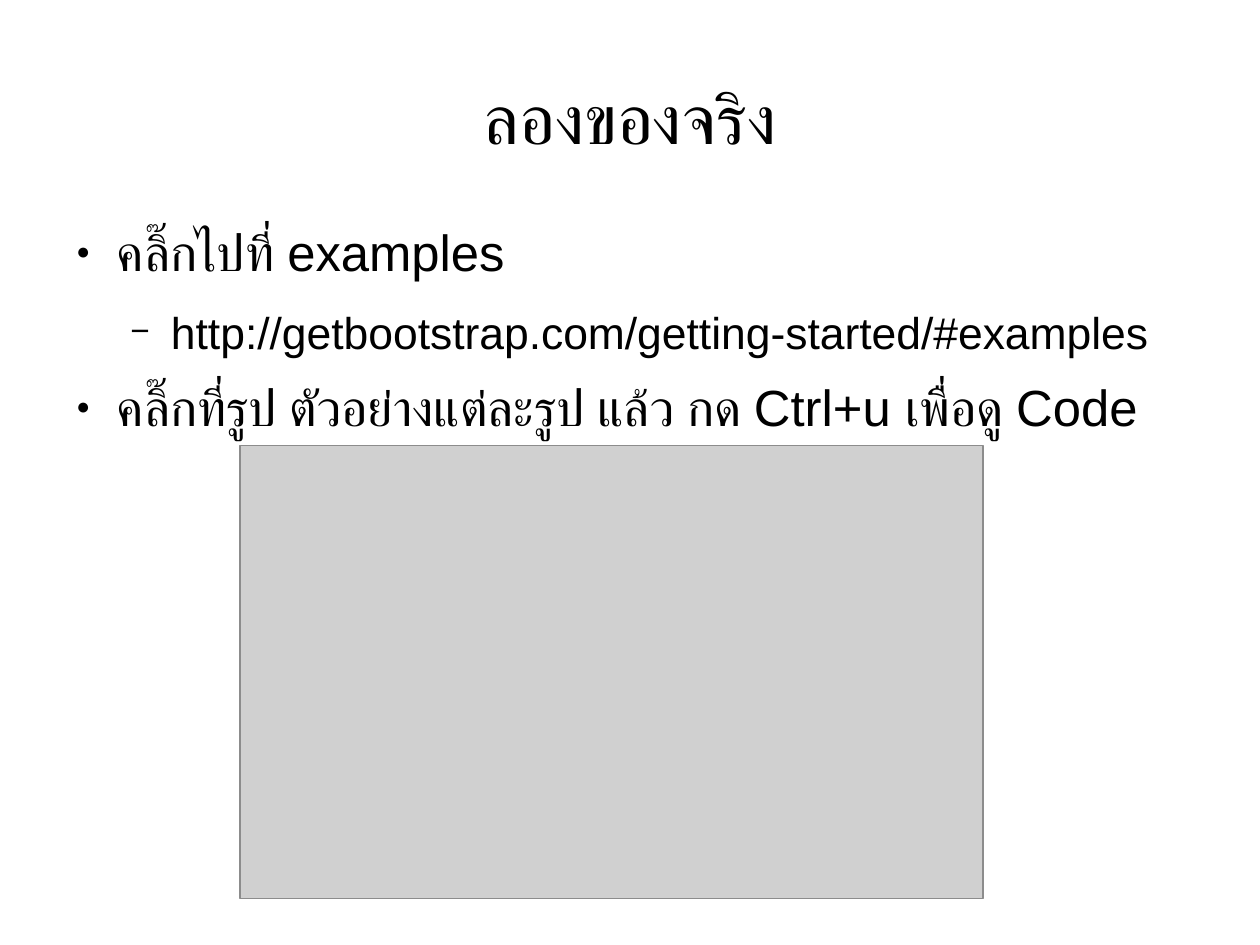
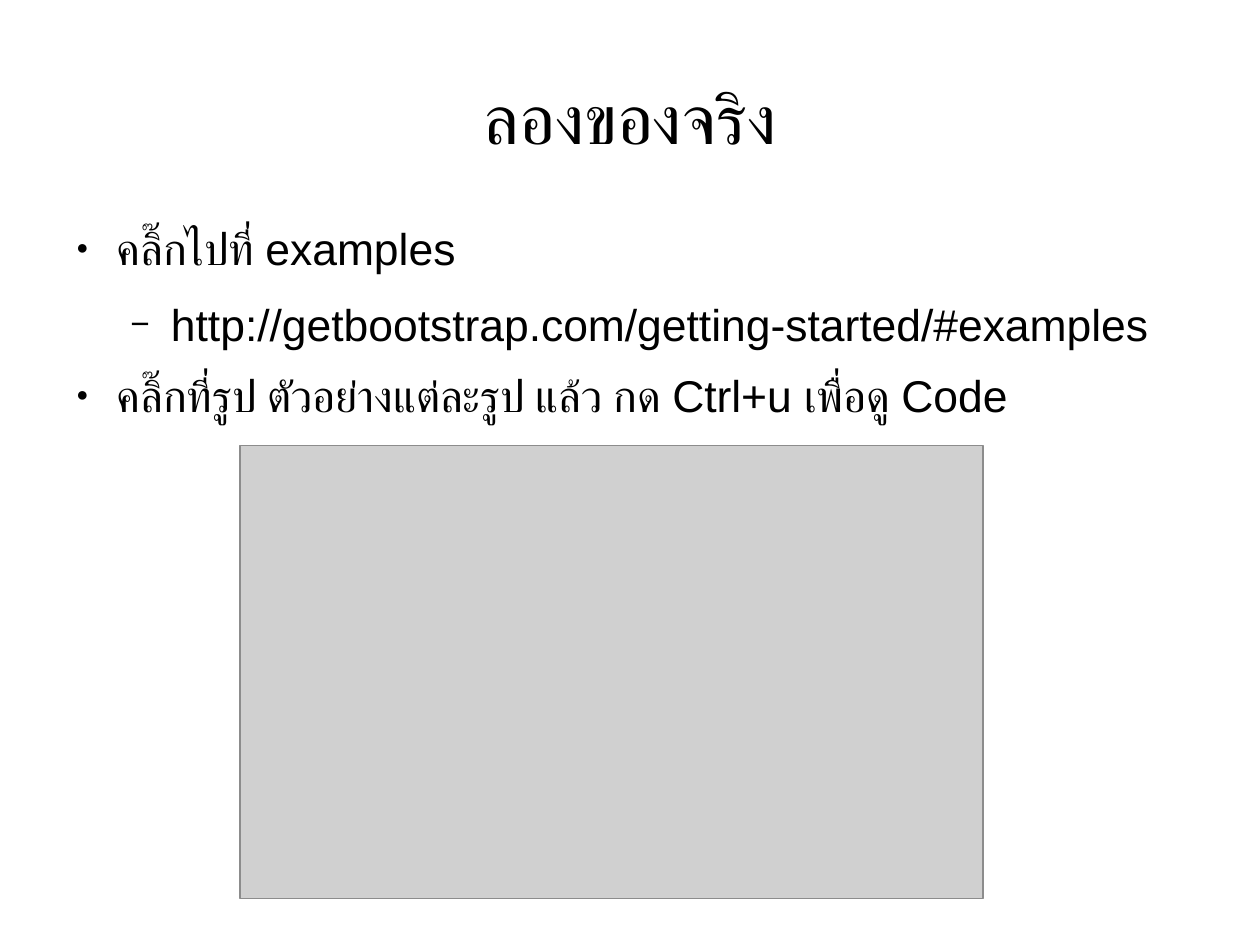
Before and after one commit to expstudio/Laravel-Course-Material, a slide deck: slide 14 of slide course.odp. Drawn at 1260x945 pixels with LibreOffice and Linux fonts; fonts in the diff are those of the drawing; grey boxes stand for pictures. Boxes give left, top, right and bottom in pixels: in the first picture for what was removed or moved away, otherwise in the second. Text is boxed around its words. In the diff, an @@ line names an element or a change of style, - is before the commit and + after.

```diff
--- a/slide course.odp
+++ b/slide course.odp
@@ text at [117,231,1007,425]: size 32 to 28 pt in "คลิ๊กไปที่ examples", "คลิ๊กที่รูป ตัวอย่างแต่ละรูป แล้ว กด Ctrl+u เพื่อดู Code" @@
```
Also in this commit, not shown: 2 other slides changed, 2 other files.
